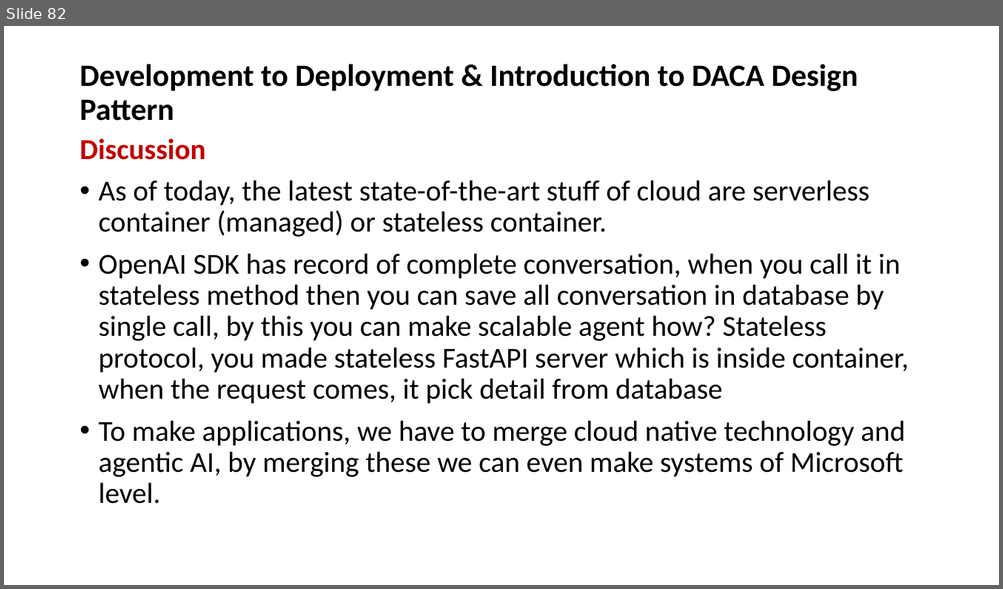
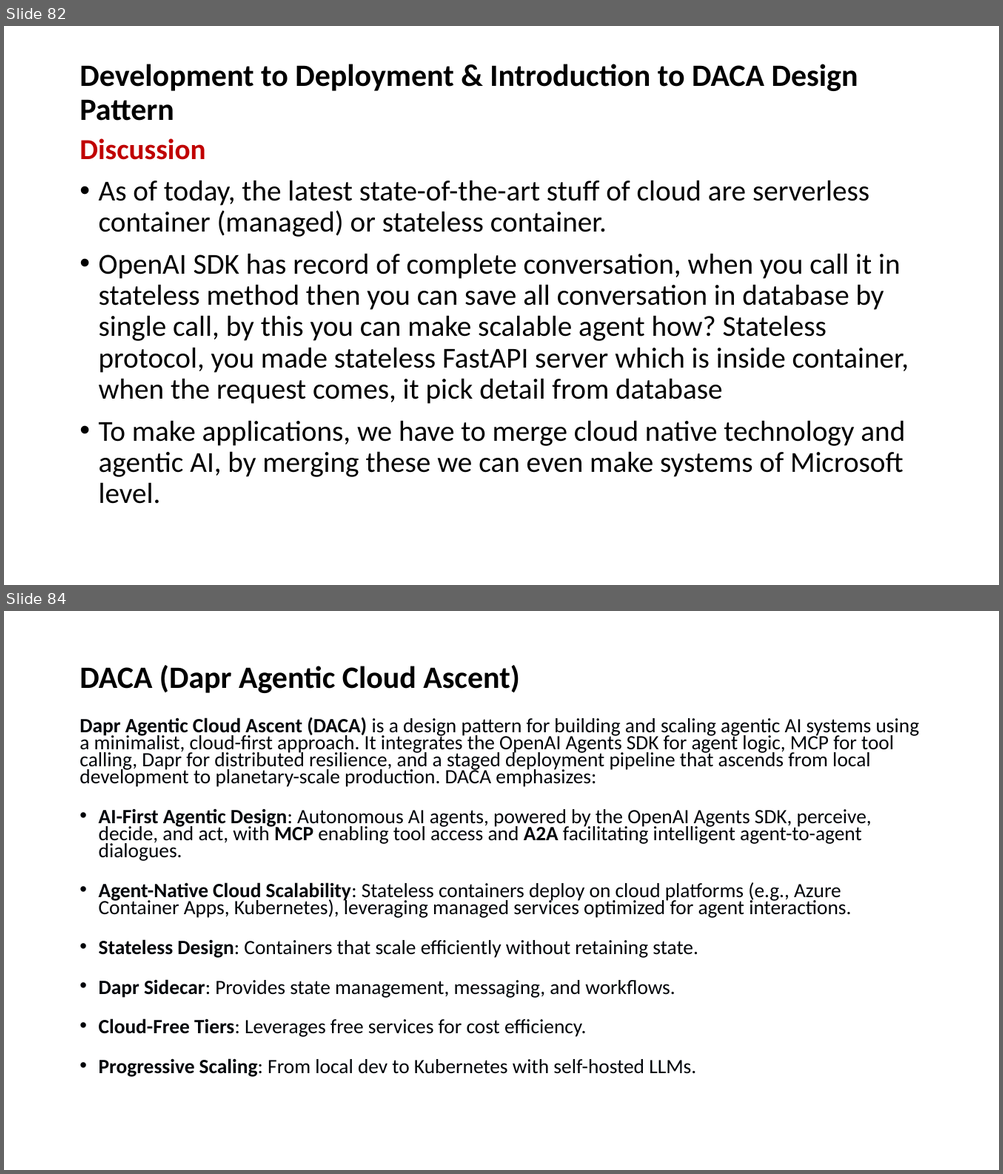
Before and after one commit to OsamabinAdnan/openaisdk_PanaversityYT, a slide deck: Class07_AI Agents_Development_Deployment_&_IntroductiontoDACADesignPattern/OpenAI Agents SDK - Open Source.pptx. Shown one above the other, each under a label of ours: slide 82 before the commit, slides 82 and 84 after it; the slides between them are not shown. The pictures are 1003x589 and 1003x1174 pixels, drawn with LibreOffice and Linux fonts; fonts in the diff are those of the drawing. Boxes give left, top, right and bottom in pixels: in the first picture for what was removed or moved away, otherwise in the second. Text is boxed around its words. In the diff, an @@ line names an element or a change of style, - is before the commit and + after.

Commit message:
first commit

```diff
--- a/Class07_AI Agents_Development_Deployment_&_IntroductiontoDACADesignPattern/OpenAI Agents SDK - Open Source.pptx
+++ b/Class07_AI Agents_Development_Deployment_&_IntroductiontoDACADesignPattern/OpenAI Agents SDK - Open Source.pptx
@@ slide 84 added at box(4, 611, 999, 1170), background #FFFFFF @@
@@ title added at box(79, 665, 519, 693), 30 pt, text #000000, bold @@
+DACA (Dapr Agentic Cloud Ascent)
@@ text added at box(79, 718, 919, 1077), 19.6 pt, text #010409 @@
+Dapr Agentic Cloud Ascent (DACA) is a design pattern for building and scaling agentic AI systems using a minimalist, cloud-first approach. It integrates the OpenAI Agents SDK for agent logic, MCP for tool calling, Dapr for distributed resilience, and a staged deployment pipeline that ascends from local development to planetary-scale production. DACA emphasizes:
+• AI-First Agentic Design: Autonomous AI agents, powered by the OpenAI Agents SDK, perceive, decide, and act, with MCP enabling tool access and A2A facilitating intelligent agent-to-agent dialogues.
+• Agent-Native Cloud Scalability: Stateless containers deploy on cloud platforms (e.g., Azure Container Apps, Kubernetes), leveraging managed services optimized for agent interactions.
+• Stateless Design: Containers that scale efficiently without retaining state.
+• Dapr Sidecar: Provides state management, messaging, and workflows.
+• Cloud-Free Tiers: Leverages free services for cost efficiency.
+• Progressive Scaling: From local dev to Kubernetes with self-hosted LLMs.
```
Also in this commit, not shown: 1 slide changed, 4 other slides added, 1 other file.
